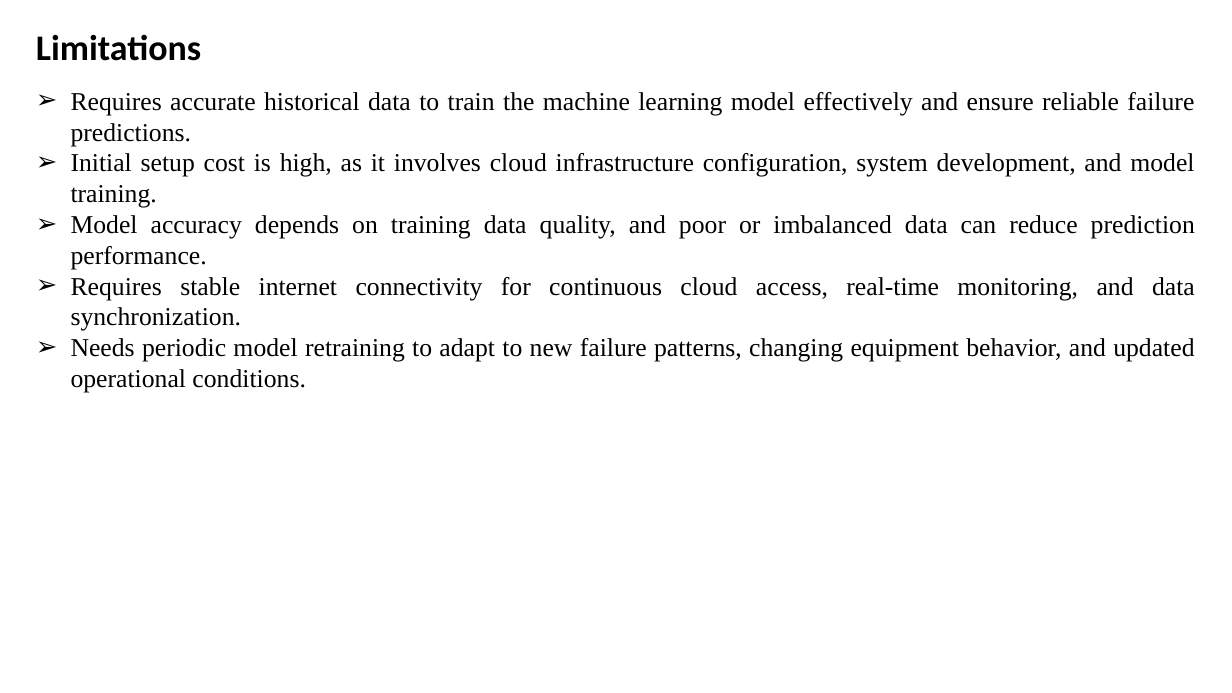
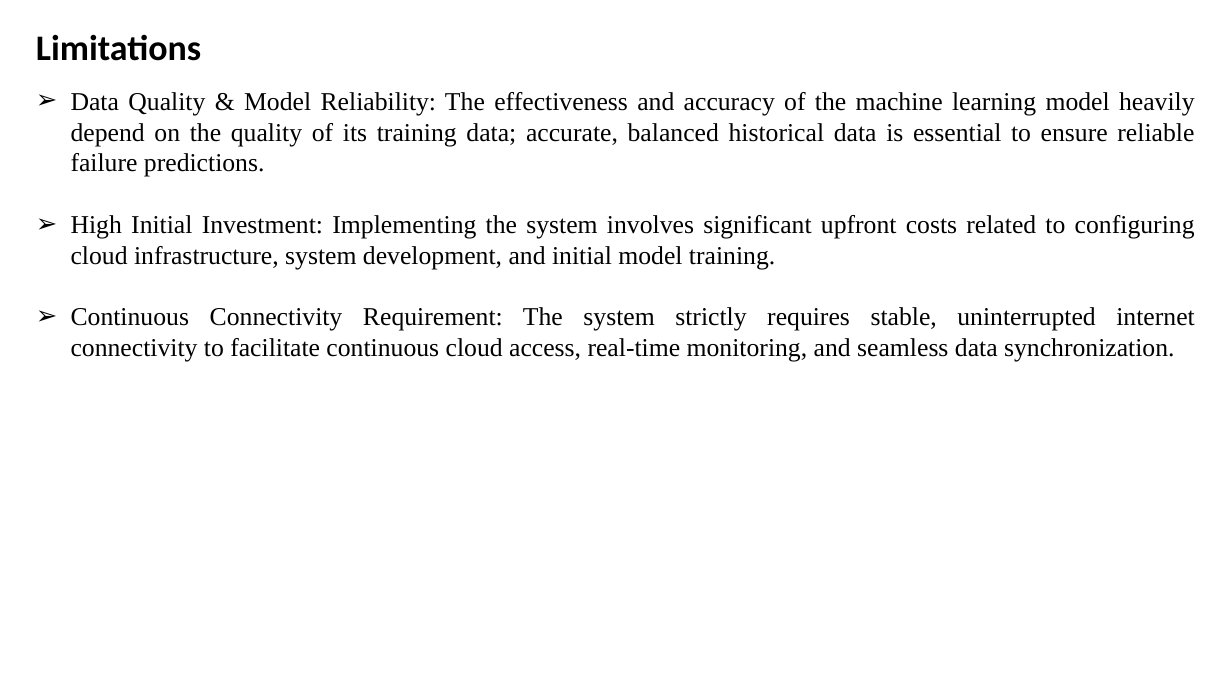
Before and after one commit to megh193/proactiveEquipmentCare, a slide deck: slide 15 of docs/Clg 2nd review.pptx. Drawn at 1232x693 pixels with LibreOffice and Linux fonts; fonts in the diff are those of the drawing. Boxes give left, top, right and bottom in pixels: in the first picture for what was removed or moved away, otherwise in the second. Text is boxed around its words. In the diff, an @@ line names an element or a change of style, - is before the commit and + after.

```diff
--- a/docs/Clg 2nd review.pptx
+++ b/docs/Clg 2nd review.pptx
@@ text at bbox=[71, 92, 1195, 362]: text changed @@
-➢ Requires accurate historical data to train the machine learning model effectively and ensure reliable failure predictions.
-➢ Initial setup cost is high, as it involves cloud infrastructure configuration, system development, and model training.
-➢ Model accuracy depends on training data quality, and poor or imbalanced data can reduce prediction performance.
-➢ Requires stable internet connectivity for continuous cloud access, real-time monitoring, and data synchronization.
-➢ Needs periodic model retraining to adapt to new failure patterns, changing equipment behavior, and updated operational conditions.
+➢ Data Quality & Model Reliability: The effectiveness and accuracy of the machine learning model heavily depend on the quality of its training data; accurate, balanced historical data is essential to ensure reliable failure predictions.
+➢ High Initial Investment: Implementing the system involves significant upfront costs related to configuring cloud infrastructure, system development, and initial model training.
+➢ Continuous Connectivity Requirement: The system strictly requires stable, uninterrupted internet connectivity to facilitate continuous cloud access, real-time monitoring, and seamless data synchronization.
```
Also in this commit, not shown: 4 other slides changed.
